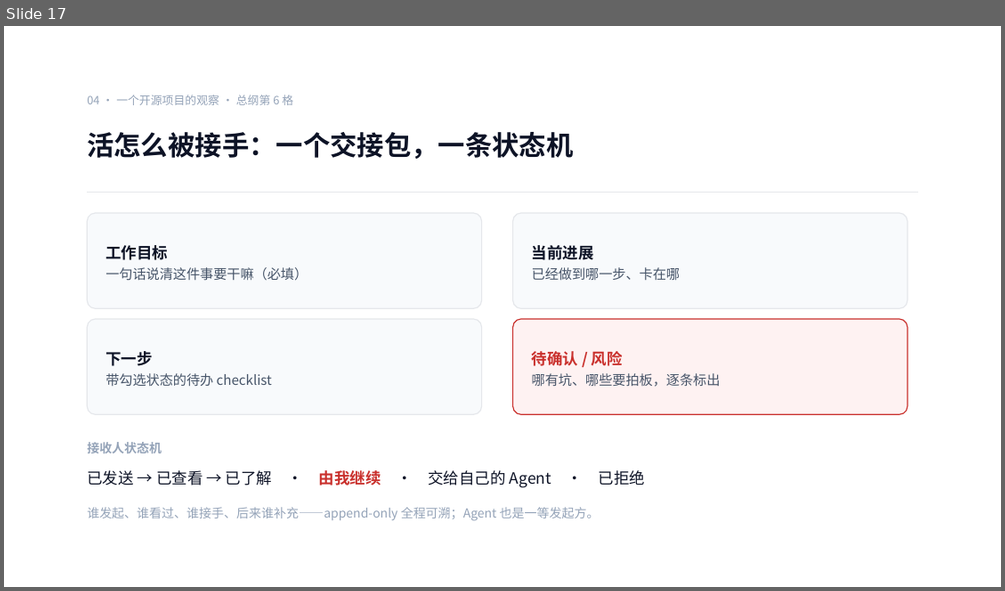
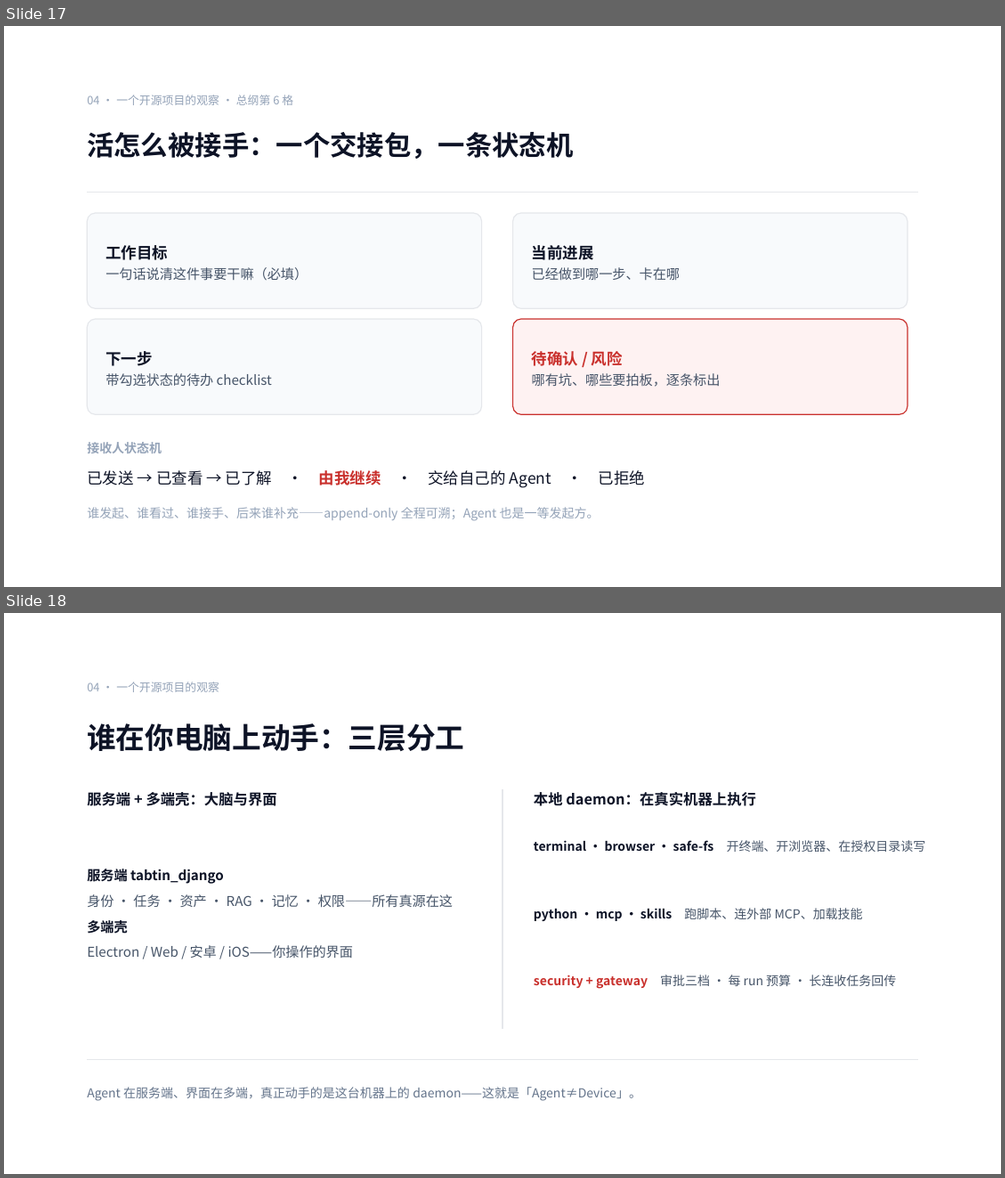
Before and after one commit to ChrysanWithCat/TabTin, a slide deck: 多智能体协同技术分享/从一个人爽到一群人接住：TabTin 与 AI 协作难题 v3.pptx. Shown one above the other, each under a label of ours: slide 17 before the commit, slides 17 and 18 after it. The pictures are 1005x591 and 1005x1178 pixels, drawn with LibreOffice and Linux fonts; fonts in the diff are those of the drawing. Boxes give left, top, right and bottom in pixels: in the first picture for what was removed or moved away, otherwise in the second. Text is boxed around its words. In the diff, an @@ line names an element or a change of style, - is before the commit and + after.

Commit message:
docs(sharing): add architecture split page (server/client/daemon) to v3 deck

```diff
--- a/多智能体协同技术分享/从一个人爽到一群人接住：TabTin 与 AI 协作难题 v3.pptx
+++ b/多智能体协同技术分享/从一个人爽到一群人接住：TabTin 与 AI 协作难题 v3.pptx
@@ slide 18 added at <box>4,613,1001,1174</box>, background #FFFFFF @@
@@ text added at <box>87,682,219,692</box>, 11 pt, text #94A3B8 @@
+04 · 一个开源项目的观察
@@ text added at <box>87,723,464,751</box>, 28 pt, text #0D1326, bold @@
+谁在你电脑上动手：三层分工
@@ text added at <box>87,790,277,810</box>, 14 pt, text #0D1326, bold @@
+服务端 + 多端壳：大脑与界面
@@ line added from (502, 789) to (502, 1029), #E5E7EB 1 pt @@
@@ text added at <box>534,792,756,806</box>, 14 pt, text #0D1326, bold @@
+本地 daemon：在真实机器上执行
@@ text added at <box>534,840,926,852</box>, 12 pt, text #0D1326, bold @@
+terminal · browser · safe-fs 开终端、开浏览器、在授权目录读写
@@ text added at <box>87,867,453,957</box>, 13 pt, text #475569 @@
+服务端 tabtin_django
+身份 · 任务 · 资产 · RAG · 记忆 · 权限——所有真源在这
+多端壳
+Electron / Web / 安卓 / iOS——你操作的界面
@@ text added at <box>534,908,863,921</box>, 12 pt, text #0D1326, bold @@
+python · mcp · skills 跑脚本、连外部 MCP、加载技能
@@ text added at <box>534,974,896,989</box>, 12 pt, text #475569 @@
+security + gateway 审批三档 · 每 run 预算 · 长连收任务回传
@@ line added from (87, 1060) to (918, 1060), #E5E7EB 1 pt @@
@@ text added at <box>87,1086,641,1101</box>, 12 pt, text #64748B @@
+Agent 在服务端、界面在多端，真正动手的是这台机器上的 daemon——这就是「Agent≠Device」。
```
